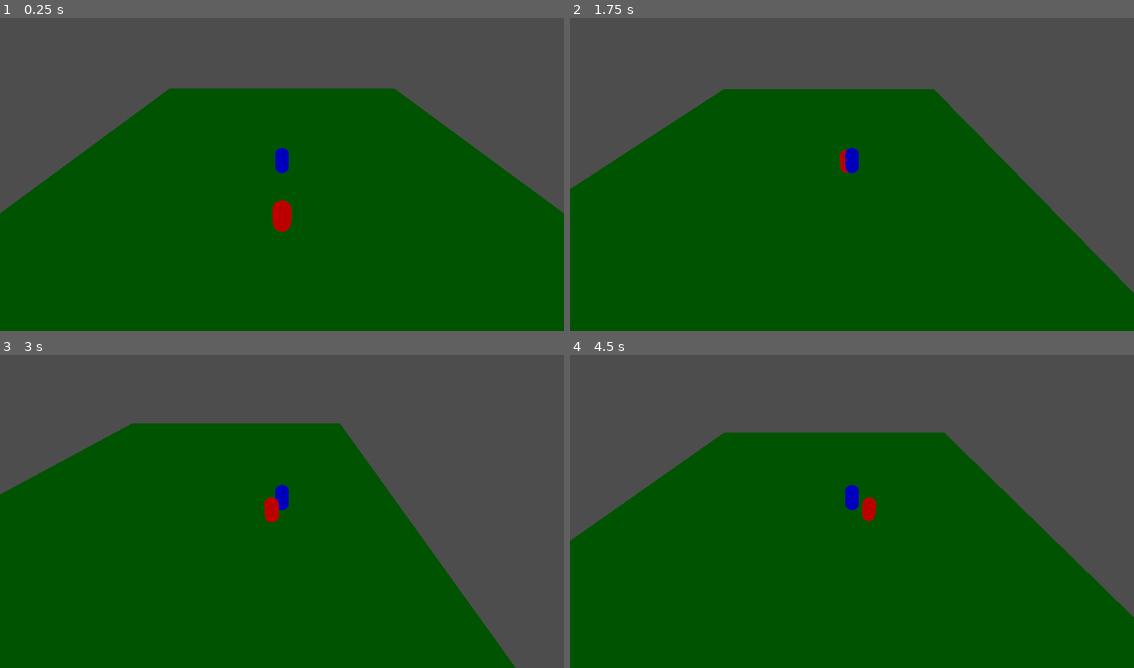
Above: before the commit, frames 1-4 (two rows, left to right).
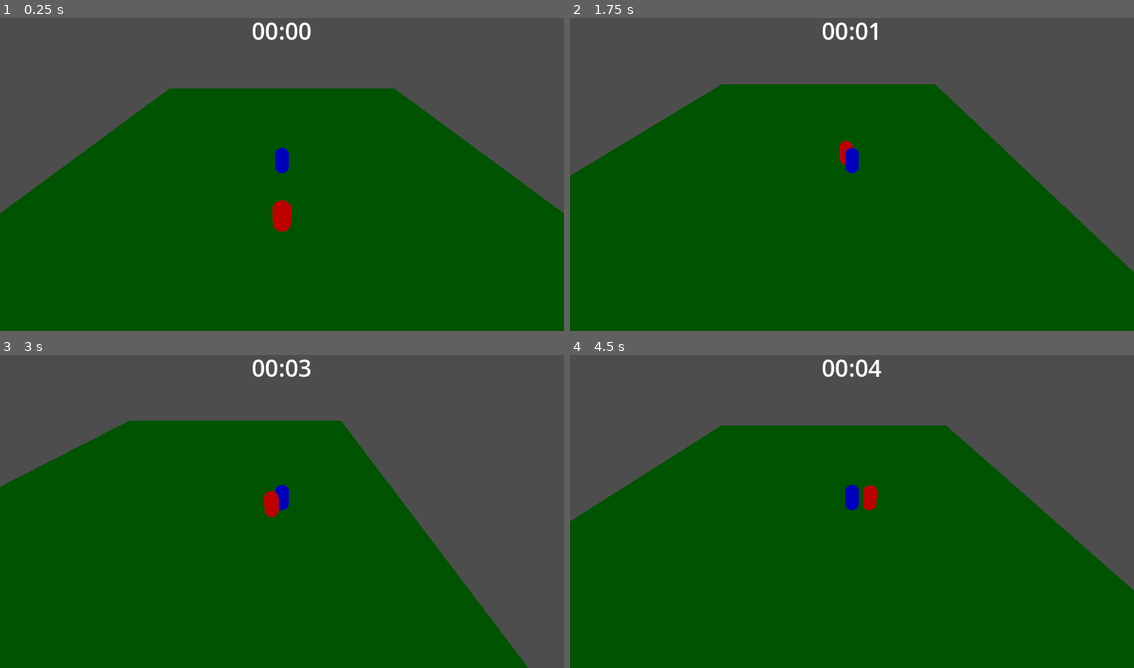
Above: after the commit, the same moments.

Repository: mugrilo18/Enemy-Escape
Game: Godot game, scene res://Scenes/main.tscn
Two runs of this game, one before a commit and one after it. Both use one fixed random seed, a clock stepped at 60 frames per second and the inputs below.
Inputs:
- Up to frame 1 (0.25 s): no input
- Up to frame 2 (1.75 s): tap Enter (ui_accept) at 0.5, 0.6, 0.77, 1.07, 1.35, 1.52 s; hold Right (ui_right) 0.53-1.28 s; hold Down (ui_down) from 1.28 s (still down)
- Up to frame 3 (3 s): tap Enter (ui_accept) at 1.82, 2.1, 2.85 s; release Down (ui_down) at 2.03 s; hold Right (ui_right) 2.03-2.78 s; hold Up (ui_up) from 2.78 s (still down)
- Up to frame 4 (4.5 s): tap Enter (ui_accept) at 3.02, 3.32, 3.6, 3.77, 4.07, 4.35 s; release Up (ui_up) at 3.53 s; hold Left (ui_left) from 3.53 s (still down)

The runs differ from the first frame. In frame 1, 0.3% of the frame differs, in the area x 44-56%, y 1-7%; in frame 2, 3.3%; in frame 3, 2.2%; in frame 4, 4.5%, in the area x 0-100%, y 1-84%.

Commit message:
Adição e criação de timer

Diff:
--- a/Scenes/main.tscn
+++ b/Scenes/main.tscn
@@ -1,8 +1,9 @@
-[gd_scene load_steps=9 format=3 uid="uid://b3yoax8uww4ve"]
+[gd_scene load_steps=10 format=3 uid="uid://b3yoax8uww4ve"]
 
 [ext_resource type="Script" path="res://Scripts/main.gd" id="1_7dh1f"]
 [ext_resource type="PackedScene" uid="uid://flmdbkvo4lrg" path="res://Scenes/player.tscn" id="1_b0qvk"]
 [ext_resource type="PackedScene" uid="uid://bqfhr4f5nuqpx" path="res://Scenes/enemy.tscn" id="2_mjd0i"]
+[ext_resource type="PackedScene" uid="uid://wqrhgci0la0i" path="res://Scenes/ui.tscn" id="4_e8b73"]
 
 [sub_resource type="NavigationMesh" id="NavigationMesh_o25pb"]
 vertices = PackedVector3Array(-16.463, 1, -19.5518, -16.463, 1, 19.4482, 16.537, 1, 19.4482, 16.537, 1, -19.5518)
@@ -49,3 +50,5 @@
 [node name="Enemy" parent="." node_paths=PackedStringArray("player") instance=ExtResource("2_mjd0i")]
 transform = Transform3D(1, 0, 0, 0, 1, 0, 0, 0, 1, 0, 1.50258, 6.22263)
 player = NodePath("../Player")
+
+[node name="UI" parent="." instance=ExtResource("4_e8b73")]
--- a/Scripts/Player.gd
+++ b/Scripts/Player.gd
@@ -13,10 +13,6 @@
 	if not is_on_floor():
 		velocity.y -= gravity * delta
 
-	# Handle jump.
-	if Input.is_action_just_pressed("ui_accept") and is_on_floor():
-		velocity.y = JUMP_VELOCITY
-
 	# Get the input direction and handle the movement/deceleration.
 	# As good practice, you should replace UI actions with custom gameplay actions.
 	var input_dir = Input.get_vector("ui_left", "ui_right", "ui_up", "ui_down")
